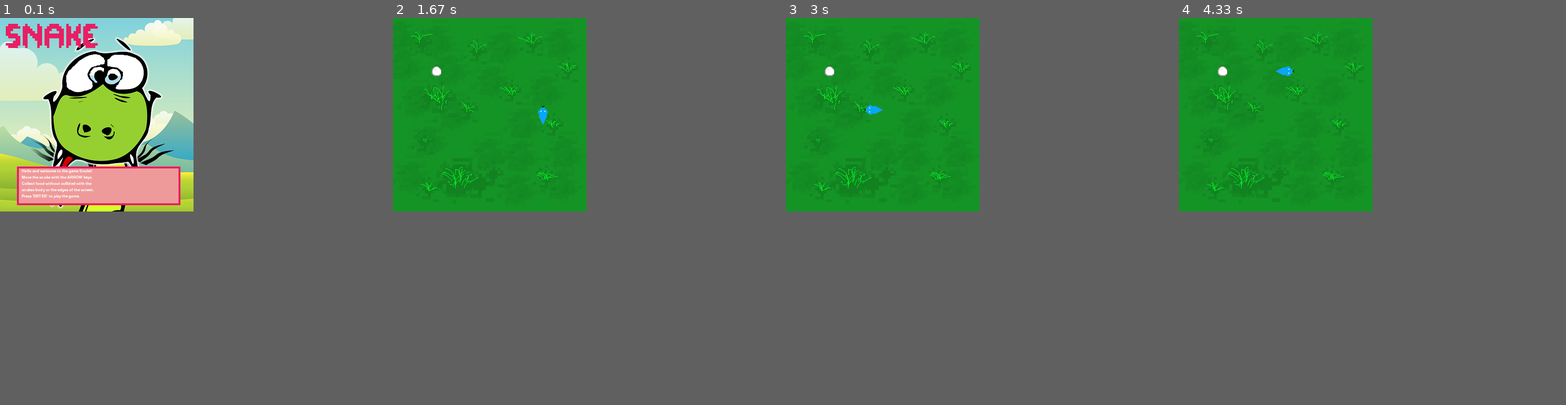
Above: before the commit, frames 1-4 (left to right).
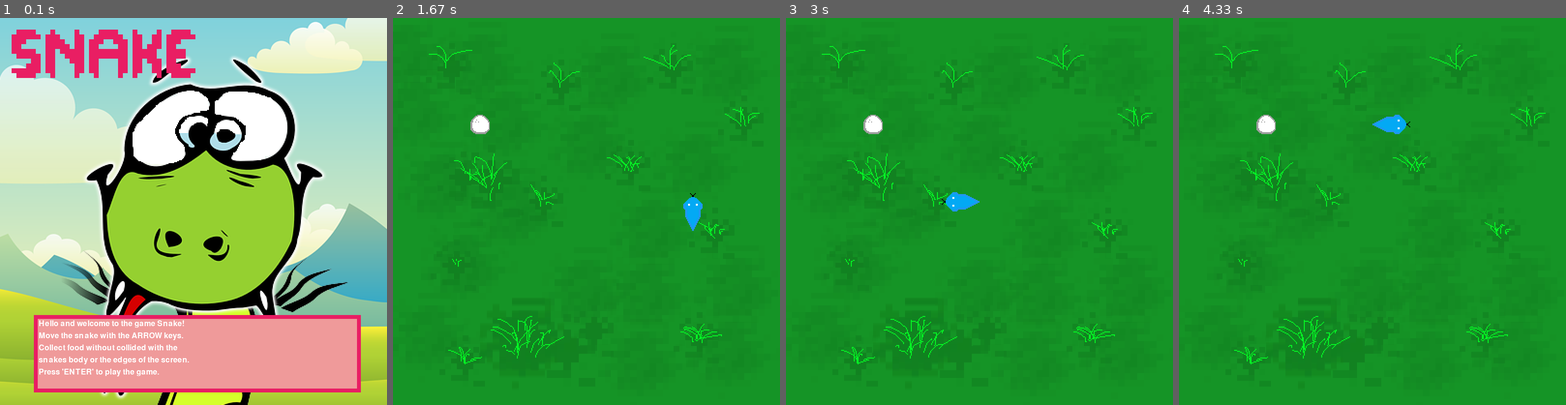
Above: after the commit, the same moments.

Repository: Moontok/Pygame_Practice
Game: pygame game, started from Snake_Pygame/snake_main.py
Two runs of this game, one before a commit and one after it. Both use one fixed random seed, a clock stepped at 60 frames per second and the inputs below.
Inputs:
- Up to frame 1 (0.1 s): no input
- Up to frame 2 (1.67 s): tap Enter at 0.33 s; hold Right 0.67-1.13 s; hold Up 1.17-1.47 s; hold Up from 1.5 s (still down)
- Up to frame 3 (3 s): release Up at 1.97 s; hold Left 2-2.53 s; hold Down 2.57-2.87 s; hold Left from 2.9 s (still down)
- Up to frame 4 (4.33 s): release Left at 3.3 s; hold Up 3.33-3.7 s; hold Right from 3.73 s (still down)
In our replay, the window is 400x400 before the commit and 800x800 after it. These sizes can differ from the game's own. Grey fills any space a smaller window leaves; there, only what the larger window draws over its background counts as a difference.

The runs differ from the first frame. In frame 1, 82% of the frame differs, in the area x 0-100%, y 0-100%; in frame 2, 1.7%; in frame 3, 1.7%; in frame 4, 1.7%.

Commit message:
Refactoring Snake Game

Diff:
--- a/Snake_Pygame/directions.py
+++ b/Snake_Pygame/directions.py
@@ -1,5 +1,7 @@
 class Direction:
-    """ Directions to be used for snake movement. """
+    """
+    Directions to be used for snake movement.
+    """
 
     UP = (0, -1)
     DOWN = (0, 1)
--- a/Snake_Pygame/food.py
+++ b/Snake_Pygame/food.py
@@ -1,25 +1,48 @@
+import pygame as pg
+
 from random import randrange
-from pygame import image
 
 class Food:
-    """ Food object to be consumed by snake. """
+    """
+    Food object to be consumed by snake.
+    """
 
     def __init__(self, x, y, size):
         self.x = x
         self.y = y
         self.size = size
 
-        self.egg = image.load("images/egg.png")
+        self.egg = pg.image.load("images/egg.png")
+        self.egg = pg.transform.scale(self.egg, (size, size))
 
+    def move_food_random(self, screen, snake):
+        """
+        Move food item at random location on screen.
+        """
 
-    def move_food_random(self, screen):
-        """ Move food item at random location on screen. """
+        finding_new_location = True
 
-        self.x = randrange(0, int(screen.get_width()) - self.size, self.size)
-        self.y = randrange(0, int(screen.get_height()) - self.size, self.size)
+        while finding_new_location:
+            self.x = randrange(0, int(screen.get_width()) - self.size, self.size)
+            self.y = randrange(0, int(screen.get_height()) - self.size, self.size)
 
+            finding_new_location = False
+
+            for segment in snake.segments:
+                if segment.x == self.x and segment.y == self.y:
+                    finding_new_location = True
+                    break
 
     def draw_food(self, screen):
-        """ Render food to the screen. """
+        """
+        Render food to the screen.
+        """
 
         screen.blit(self.egg, [self.x, self.y, self.size, self.size])
+
+    def get_pos(self):
+        """
+        Get the position of the food.
+        """
+
+        return (self.x, self.y)
--- a/Snake_Pygame/game_manager.py
+++ b/Snake_Pygame/game_manager.py
@@ -1,11 +1,13 @@
 class GameManager:
-    """ Manages general settings and states of the game. """
+    """
+    Manages general settings and states of the game.
+    """
 
     def __init__(self, clock):
-        self.window_width = 400
-        self.window_height = 400
+        self.window_width = 800
+        self.window_height = self.window_width
         self.game_speed = 10
-        self.segment_size = 20
+        self.segment_size = self.window_width / 20
 
         self.game_running = True
         self.in_main_menu = True
@@ -13,3 +15,24 @@
         self.game_over_screen = False
 
         self.clock = clock
+
+    def tick(self):
+        """
+        Tick the clock.
+        """
+
+        self.clock.tick(self.game_speed)
+
+    def center(self):
+        """
+        Get the center of the screen.
+        """
+
+        return (self.window_width / 2, self.window_height / 2)
+
+    def get_dimensions(self):
+        """
+        Get the dimensions of the screen.
+        """
+
+        return (self.window_width, self.window_height)
--- /dev/null
+++ b/Snake_Pygame/segment.py
@@ -0,0 +1,16 @@
+class Segment:
+    """
+    A class to represent a segment of the snake.
+    """
+
+    def __init__(self, pos, direction):
+        self.x = pos[0]
+        self.y = pos[1]
+        self.direction = direction
+
+    def get_pos(self):
+        """
+        Get the position of the segment.
+        """
+
+        return (self.x, self.y)
--- a/Snake_Pygame/snake.py
+++ b/Snake_Pygame/snake.py
@@ -1,51 +1,66 @@
-from pygame import image, transform
+import pygame as pg
+
 from directions import Direction
+from segment import Segment
 
 
 class Snake:
-    """ Classes that manages the snake controlled by the player. """
+    """
+    Classes that manages the snake controlled by the player.
+    """
 
-    def __init__(self, x, y, segment_size):
+    def __init__(self, pos, segment_size):
         self.segment_size = segment_size
-        self.segments = [Segment(x, y, (0, 1))]
+        self.head = Segment(pos, (0, 1))
+        self.segments = [self.head]
 
-        self.head = image.load("images/snake_head.png")
-        self.body = image.load("images/snake_body.png")
-        self.tail = image.load("images/snake_tail.png")
+
+        self.head_img = pg.image.load("images/snake_head.png")
+        self.body_img = pg.image.load("images/snake_body.png")
+        self.tail_img = pg.image.load("images/snake_tail.png")
+
+        # Scale images to segment size
+        self.head_img = pg.transform.scale(self.head_img, (segment_size, segment_size))
+        self.body_img = pg.transform.scale(self.body_img, (segment_size, segment_size))
+        self.tail_img = pg.transform.scale(self.tail_img, (segment_size, segment_size))
 
     def draw_snake(self, screen):
-        """ Render snake to the screen. """
+        """
+        Render snake to the screen.
+        """
+
         for index, segment in enumerate(self.segments):
             if index == 0:
                 if segment.direction == Direction.UP:
-                    head = self.head
+                    head = self.head_img
                 elif segment.direction == Direction.DOWN:
-                    head = transform.rotate(self.head, 180)
+                    head = pg.transform.rotate(self.head_img, 180)
                 elif segment.direction == Direction.RIGHT:
-                    head = transform.rotate(self.head, 270)
+                    head = pg.transform.rotate(self.head_img, 270)
                 else:
-                    head = transform.rotate(self.head, 90)
+                    head = pg.transform.rotate(self.head_img, 90)
                 screen.blit(head, [segment.x, segment.y, self.segment_size, self.segment_size])
             elif index == len(self.segments) - 1:
                 if segment.direction == Direction.UP:
-                    tail = self.tail
+                    tail = self.tail_img
                 elif segment.direction == Direction.DOWN:
-                    tail = transform.rotate(self.tail, 180)
+                    tail = pg.transform.rotate(self.tail_img, 180)
                 elif segment.direction == Direction.RIGHT:
-                    tail = transform.rotate(self.tail, 270)
+                    tail = pg.transform.rotate(self.tail_img, 270)
                 else:
-                    tail = transform.rotate(self.tail, 90)
+                    tail = pg.transform.rotate(self.tail_img, 90)
                 screen.blit(tail, [segment.x, segment.y, self.segment_size, self.segment_size])
             else:
                 if segment.direction == Direction.UP or segment.direction == Direction.DOWN:
-                    body = self.body
+                    body = self.body_img
                 else:
-                    body = transform.rotate(self.body, 90)
+                    body = pg.transform.rotate(self.body_img, 90)
                 screen.blit(body, [segment.x, segment.y, self.segment_size, self.segment_size])
 
     def move_snake(self):
-        """ Move each segment one size unit in its current direction and
-        then update their current heading.
+        """
+        Move each segment one size unit in its current direction and
+        then update their current direction.
         """
 
         for segment in self.segments:
@@ -55,8 +70,10 @@
         self.update_segment_directions()
 
     def update_segment_directions(self):
-        """ Update the direction of each segment, beyond the first, to the direction
+        """
+        Update the direction of each segment, beyond the first, to the direction
         of the segment of the index before.
+        Starts from the back of the snake.
         """
 
         for segment_index in range(len(self.segments) - 1, 0, -1):
@@ -65,40 +82,41 @@
             self.segments[segment_index].direction = new_direction
 
     def add_segment(self):
-        """ Add a new segment to the end of the snake. """
+        """
+        Add a new segment to the end of the snake.
+        """
 
         last_segment = self.segments[-1]
         x_location = last_segment.x + self.segment_size * -last_segment.direction[0]
         y_location = last_segment.y + self.segment_size * -last_segment.direction[1]
+        pos = (x_location, y_location)
+        new_segment = Segment(pos, last_segment.direction)
 
-        self.segments.append(Segment(x_location, y_location, last_segment.direction))
+        self.segments.append(new_segment)
 
     def colliding_with_body(self):
-        """ Check if the head of the snake is colliding with any segment in its body. """
+        """
+        Check if the head of the snake is colliding with any segment in its body.
+        """
 
-        head_segment = self.segments[0]
+        head = self.segments[0]
         for index, body_segment in enumerate(self.segments):
-            if index > 2 and head_segment.x == body_segment.x and head_segment.y == body_segment.y:
+            if index > 2 and head.get_pos() == body_segment.get_pos():
                 return True
         return False
 
     def colliding_with_food(self, food):
-        """ Check if the head of the snake is colliding with Food. """
+        """
+        Check if the head of the snake is colliding with Food.
+        """
 
-        head_segment = self.segments[0]
-        return head_segment.x == food.x and head_segment.y == food.y
+        head = self.segments[0]
+        return head.get_pos() == food.get_pos()
 
     def colliding_with_walls(self, screen):
-        """ Check if the head of the snake is colliding with the borders of the screen. """
+        """
+        Check if the head of the snake is colliding with the borders of the screen.
+        """
 
-        head_segment = self.segments[0]
-        return head_segment.x < 0 or head_segment.x >= screen.get_width() or head_segment.y < 0 or head_segment.y >= screen.get_height()
-
-
-class Segment:
-    """ A class to represent a segment of the snake. """
-
-    def __init__(self, x, y, direction):
-        self.x = x
-        self.y = y
-        self.direction = direction
+        head = self.segments[0]
+        return head.x < 0 or head.x >= screen.get_width() or head.y < 0 or head.y >= screen.get_height()
--- a/Snake_Pygame/snake_main.py
+++ b/Snake_Pygame/snake_main.py
@@ -28,11 +28,11 @@
     pg.quit()
     sys.exit()
 
-
 def menu_loop(screen, game_manager):
     """ Loop that is executed when game is started or after the game over screen. """
 
     main_menu = pg.image.load("images/main_menu.png")
+    main_menu = pg.transform.scale(main_menu, game_manager.get_dimensions())
 
     while game_manager.in_main_menu:
         for event in pg.event.get():
@@ -52,35 +52,45 @@
             "snakes body or the edges of the screen.",
             "Press 'ENTER' to play the game."
         ]
-        display_text(text_to_be_displayed, game_manager, screen, pg.Color("white"), (45, 312))
+        display_text(
+            text_to_be_displayed,
+            game_manager,
+            screen,
+            pg.Color("white"),
+            (game_manager.window_width * .1, game_manager.window_height * .78)
+        )
 
         pg.display.update()
 
 def game_loop(screen, game_manager):
-    """ Loop for when the player is playing and controlling the snake. """
+    """
+    Loop for when the player is playing and controlling the snake.
+    """
 
     background = pg.image.load("images/background.png")
-    snake = Snake(game_manager.window_width / 2, game_manager.window_height / 2, game_manager.segment_size)
+    background = pg.transform.scale(background, game_manager.get_dimensions())
+
+    snake = Snake(game_manager.center(), game_manager.segment_size)
     snake.add_segment()
     food = Food(0, 0, game_manager.segment_size)
-    food.move_food_random(screen)
+    food.move_food_random(screen, snake)
     gulp_sound = pg.mixer.Sound("audio/gulp.wav")
 
     while game_manager.playing_game:
-        game_manager.clock.tick(game_manager.game_speed)
+        game_manager.tick()
 
         for event in pg.event.get():
             if event.type == pg.QUIT:
                 game_manager.game_running = False
                 game_manager.playing_game = False
             if event.type == pg.KEYDOWN:
-                if event.key == pg.K_UP and snake.segments[0].direction != Direction.DOWN:
+                if event.key == pg.K_UP and snake.head.direction != Direction.DOWN:
                     snake.segments[0].direction = Direction.UP
-                if event.key == pg.K_DOWN and snake.segments[0].direction != Direction.UP:
+                if event.key == pg.K_DOWN and snake.head.direction != Direction.UP:
                     snake.segments[0].direction = Direction.DOWN
-                if event.key == pg.K_RIGHT and snake.segments[0].direction != Direction.LEFT:
+                if event.key == pg.K_RIGHT and snake.head.direction != Direction.LEFT:
                     snake.segments[0].direction = Direction.RIGHT
-                if event.key == pg.K_LEFT and snake.segments[0].direction != Direction.RIGHT:
+                if event.key == pg.K_LEFT and snake.head.direction != Direction.RIGHT:
                     snake.segments[0].direction = Direction.LEFT
 
         screen.blit(background, (0, 0))
@@ -92,7 +102,10 @@
         elif snake.colliding_with_food(food):
             pg.mixer.Sound.play(gulp_sound)
             snake.add_segment()
-            food.move_food_random(screen)
+
+            # Make the head enlarge when eating food and then shrink back to normal size
+
+            food.move_food_random(screen, snake)
 
         food.draw_food(screen)
         snake.draw_snake(screen)
@@ -100,9 +113,12 @@
 
 
 def game_over_loop(screen, game_manager):
-    """ Loop for the game over screen. """
+    """
+    Loop for the game over screen.
+    """
 
     game_over_menu = pg.image.load("images/game_over.png")
+    game_over_menu = pg.transform.scale(game_over_menu, (game_manager.window_width, game_manager.window_height))
 
     while game_manager.game_over_screen:
         for event in pg.event.get():
@@ -116,19 +132,31 @@
         screen.blit(game_over_menu, (0, 0))
 
         text_to_be_displayed = ["", "GAME OVER! Thanks for playing!", "Press 'ENTER' to go to the main menu."]
-        display_text(text_to_be_displayed, game_manager, screen, pg.Color("white"), (45, 312))
+        display_text(
+            text_to_be_displayed,
+            game_manager,
+            screen,
+            pg.Color("white"),
+            (game_manager.window_width * .1, game_manager.window_height * .78)
+        )
 
         pg.display.update()
 
+def display_text(lines_of_text, game_manager, screen, color, position):
+    """
+    Displays a list text to the screen.
+    """
 
-def display_text(lines_of_text, game_manager, screen, color, position):
-    """ Displays a list text to the screen. """
+    font_size = 24
+    line_height = font_size + 1
 
-    button_font = pg.font.SysFont("Console", 12)
+    button_font = pg.font.SysFont("Console", font_size)
     for line_number, line_text in enumerate(lines_of_text):
         text = button_font.render(line_text, True, color)
-        screen.blit(text, (position[0], position[1] + line_number * 13, game_manager.window_width - 10, game_manager.window_width - 10))
-
+        screen.blit(
+            text,
+            (position[0], position[1] + line_number * line_height, game_manager.window_width - 10, game_manager.window_width - 10)
+        )
 
 if __name__ == "__main__":
     main()
--- /dev/null
+++ b/Snake_Pygame/z_scratchpad.py
@@ -0,0 +1,4 @@
+t = (1, 2)
+s = (3, 4)
+
+print((x * 2 for x in t))
